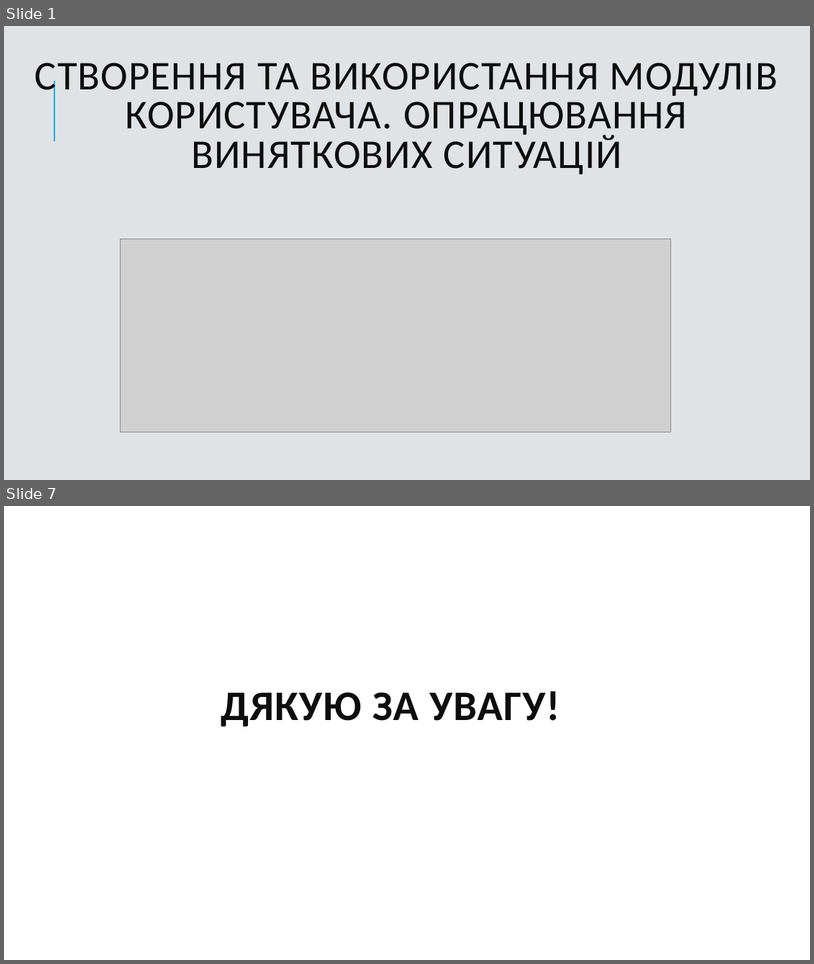
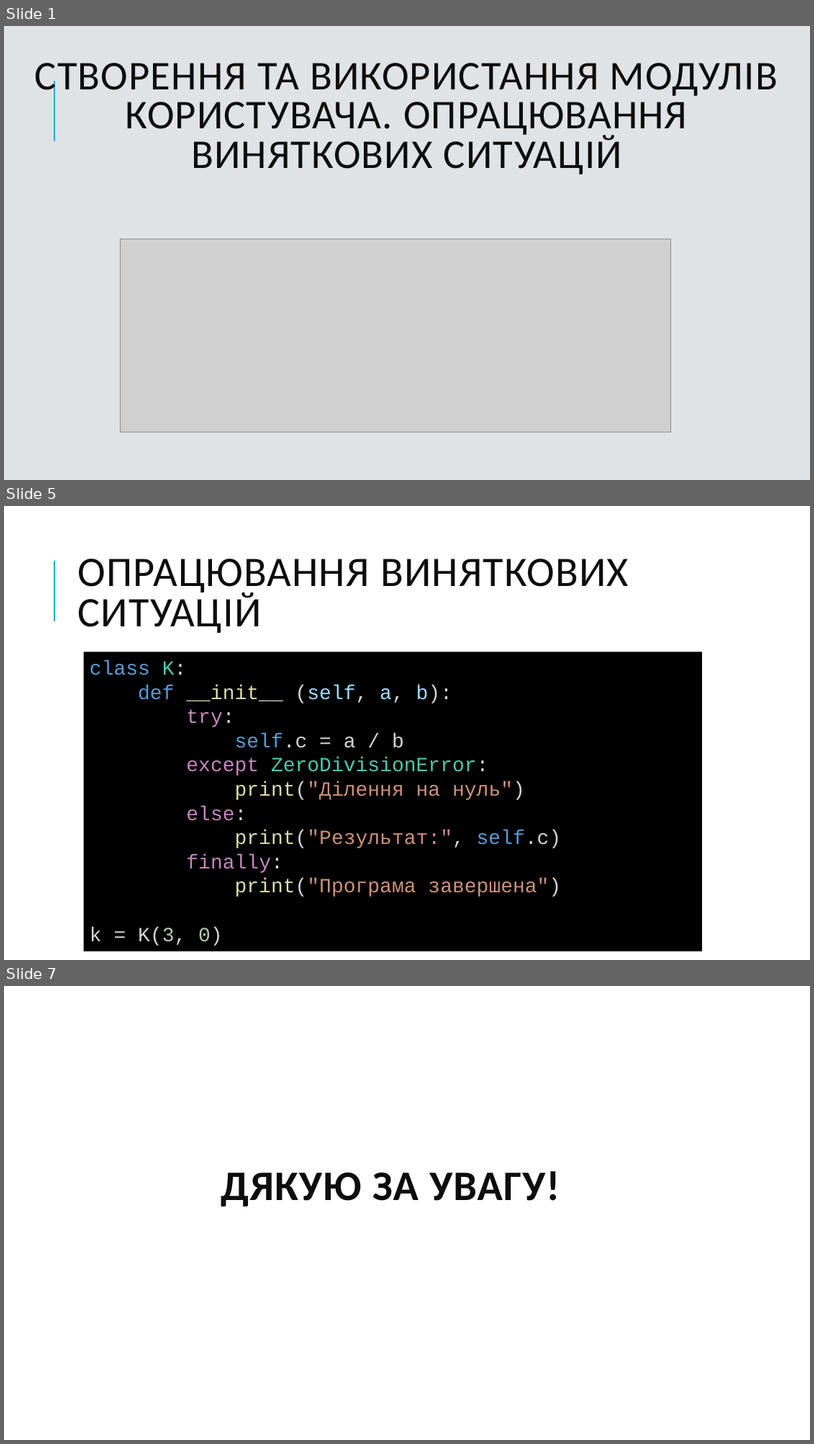
Before and after one commit to Zelenskiy/informatics_10_prof, a slide deck: Урок 45, 46. Створення та використання модулів користувача. Опрацювання виняткових ситуацій/Створення та використання модулів користувача. Опрацювання виняткових ситуацій.pptx. Shown one above the other, each under a label of ours: slides 1 and 7 before the commit, slides 1, 5 and 7 after it; the slides between them are not shown. The pictures are 814x964 and 814x1444 pixels, drawn with LibreOffice and Linux fonts; fonts in the diff are those of the drawing; grey boxes stand for pictures; background and template pictures are left out. Boxes give left, top, right and bottom in pixels: in the first picture for what was removed or moved away, otherwise in the second. Text is boxed around its words. In the diff, an @@ line names an element or a change of style, - is before the commit and + after.

```diff
--- a/Урок 45, 46. Створення та використання модулів користувача. Опрацювання виняткових ситуацій/Створення та використання модулів користувача. Опрацювання виняткових ситуацій.pptx
+++ b/Урок 45, 46. Створення та використання модулів користувача. Опрацювання виняткових ситуацій/Створення та використання модулів користувача. Опрацювання виняткових ситуацій.pptx
@@ slide 5 added at bbox=[4, 506, 810, 960], background #FFFFFF; not listed: 1 template element that a slide beside it also shows @@
@@ title added at bbox=[77, 559, 629, 633], 50 pt, text #0D0D0D @@
+ОПРАЦЮВАННЯ ВИНЯТКОВИХ СИТУАЦІЙ
@@ rectangle added at bbox=[84, 651, 702, 951], fill #000000, 24 pt, text #CE9178 @@
+class K:
+def __init__ (self, a, b):
+try:
+self.c = a / b
+except ZeroDivisionError:
+print("Ділення на нуль")
+else:
+print("Результат:", self.c)
+finally:
+print("Програма завершена")
+k = K(3, 0)
```
Also in this commit, not shown: 2 slides changed, 2 other slides added, 3 slides removed, 4 other files.
